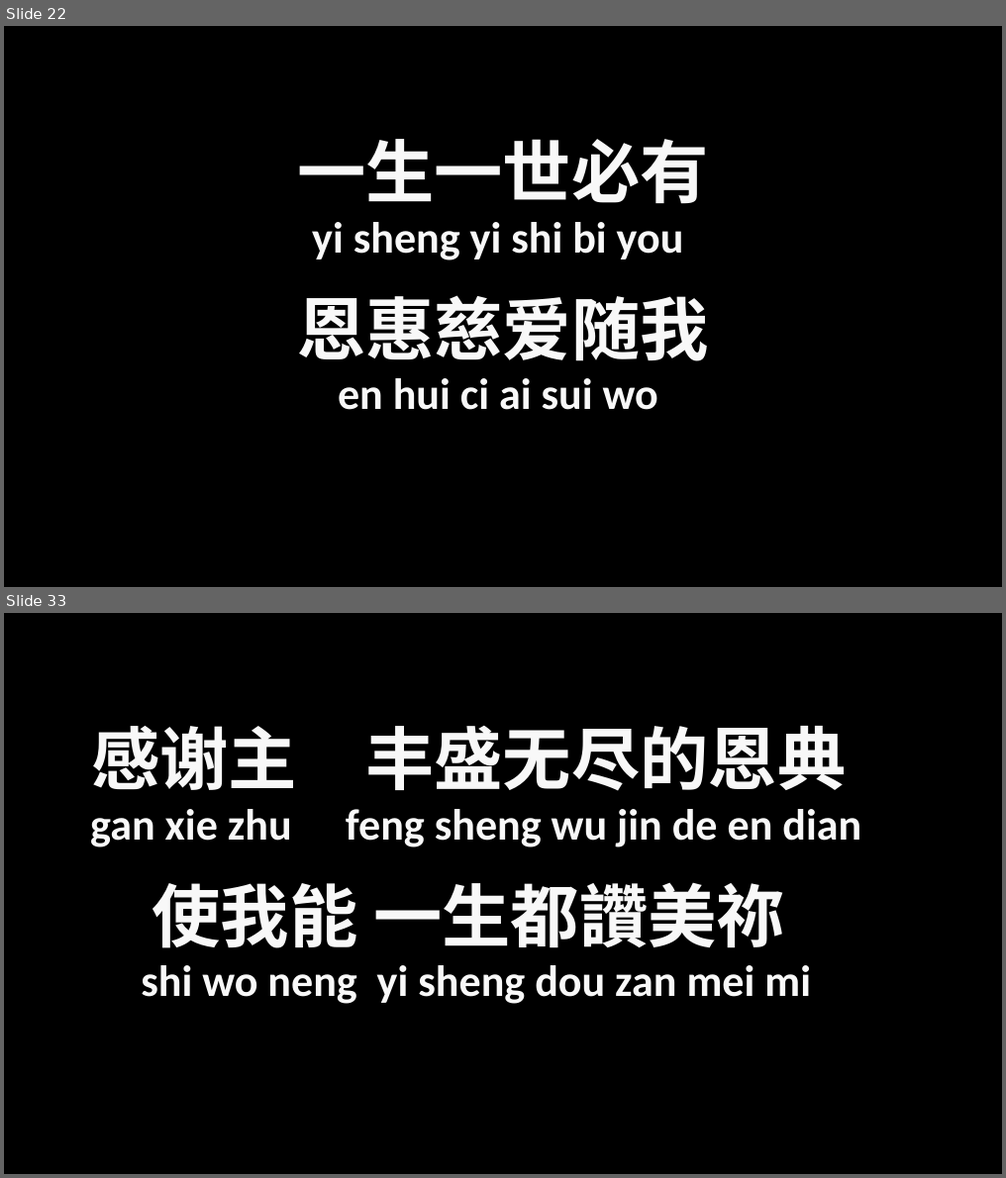
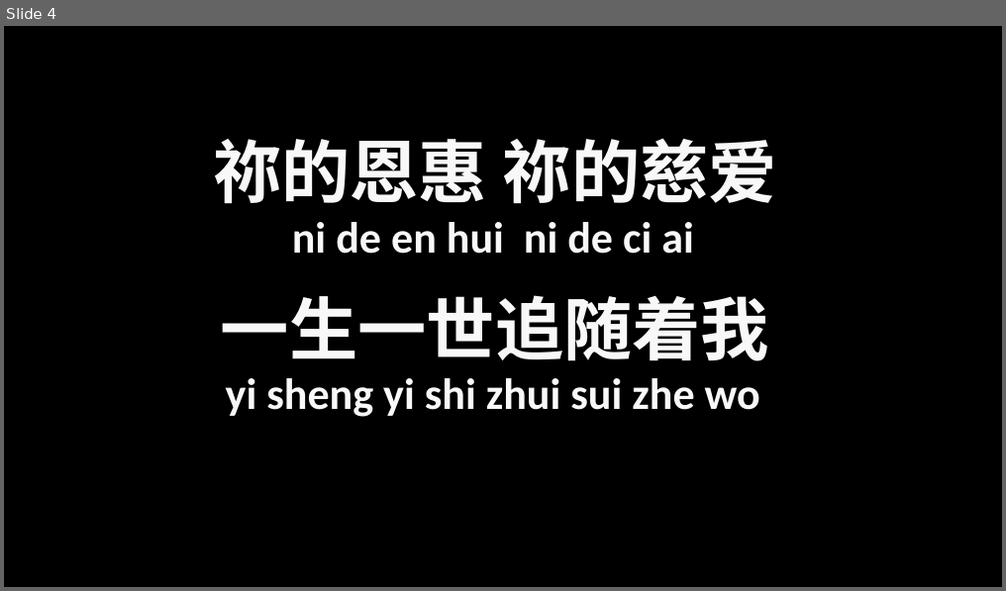
Before and after one commit to HowHow06/pptGenerator, a slide deck: output.pptx. Shown one above the other, each under a label of ours: slides 22 and 33 before the commit, slide 4 after it; the slides between them are not shown. The pictures are 1006x1178 and 1006x591 pixels, drawn with LibreOffice and Linux fonts; fonts in the diff are those of the drawing; background and template pictures are left out. Boxes give left, top, right and bottom in pixels: in the first picture for what was removed or moved away, otherwise in the second. Text is boxed around its words. In the diff, an @@ line names an element or a change of style, - is before the commit and + after.

```diff
--- a/output.pptx
+++ b/output.pptx
@@ slide 33 removed at bbox=[4, 613, 1002, 1174], background picture (left out) @@
@@ text removed at bbox=[91, 726, 846, 791] @@
-感谢主 丰盛无尽的恩典
@@ text removed at bbox=[90, 809, 861, 848] @@
-gan xie zhu feng sheng wu jin de en dian
@@ text removed at bbox=[152, 882, 785, 949] @@
-使我能 一生都讚美祢
@@ text removed at bbox=[141, 965, 811, 1004] @@
-shi wo neng yi sheng dou zan mei mi
@@ what was slide 22 is now slide 4 @@
@@ slide 4 changed as well @@
@@ text at bbox=[213, 138, 777, 204]: text changed @@
-一生一世必有
+祢的恩惠 祢的慈爱
@@ text at bbox=[292, 222, 694, 254]: text changed @@
-yi sheng yi shi bi you
+ni de en hui ni de ci ai
@@ text at bbox=[221, 295, 769, 362]: text changed @@
-恩惠慈爱随我
+一生一世追随着我
@@ text at bbox=[226, 378, 760, 417]: text changed @@
-en hui ci ai sui wo
+yi sheng yi shi zhui sui zhe wo
```
Also in this commit, not shown: 4 other slides changed, 6 slides added, 29 other slides removed, 4 other files.
